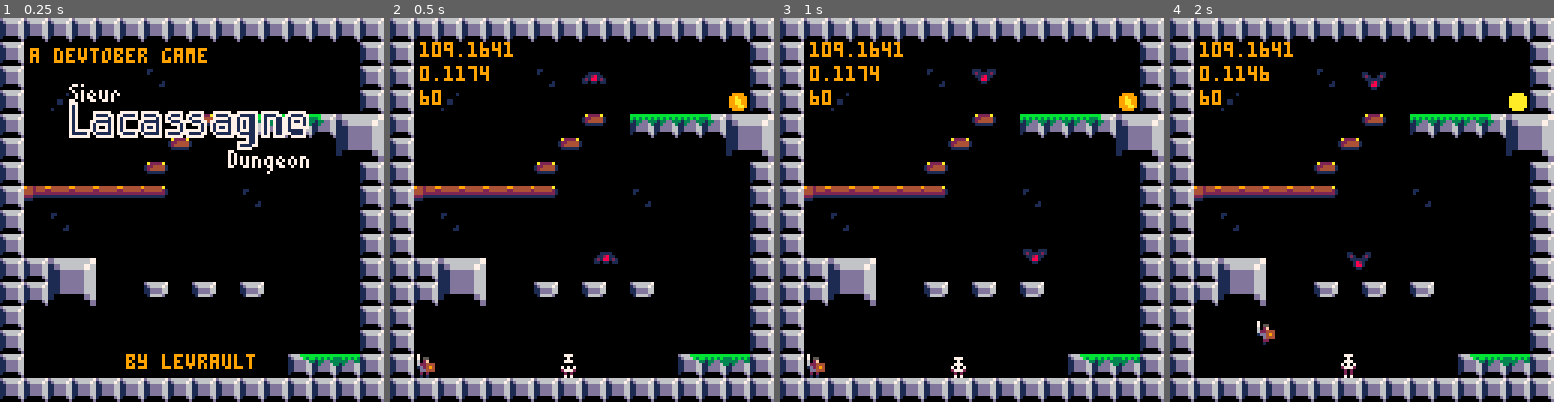
Above: before the commit, frames 1-4 (left to right).
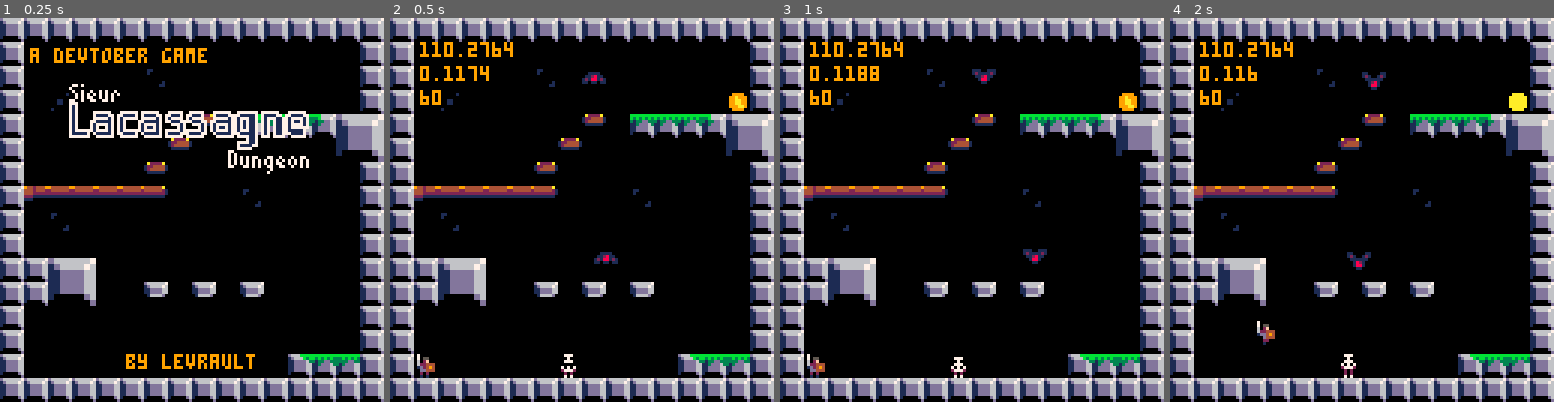
Above: after the commit, the same moments.

Repository: Levrault/pico8-sieur-lacassagne-dungeon
Game: PICO-8 cartridge sieur-lacassagne-dungeon.p8
Same seed, same stepped clock (60 frames per second), same inputs: the game is played once before the commit and once after it.
Inputs:
- Up to frame 1 (0.25 s): no input
- Up to frame 2 (0.5 s): tap X (X key) at 0.33 s
- Up to frame 3 (1 s): tap O (Z key) at 0.7 s
- Up to frame 4 (2 s): tap X (X key) at 1.07, 1.85 s; hold Right from 1.6 s (still down); tap O (Z key) at 1.7 s

Frame 1 is identical in both runs. In frame 2, 0.3% of the frame differs, in the area x 10-33%, y 6-11%; in frame 3, 0.3%; in frame 4, 0.4%, in the area x 10-33%, y 6-17%.

Commit message:
feat(player): add a small cooldown between attack

Diff:
--- a/sieur-lacassagne-dungeon.p8
+++ b/sieur-lacassagne-dungeon.p8
@@ -519,8 +519,10 @@
 	},"idle")
 	local hitbox=make_hitbox(11,11)
 	local hurtbox=make_hurtbox(4,4)
+	local cooldown=make_timer(30)
 
 	--player states
+	p.can_attack=true
 	p.is_blocking=false
 	p.is_jumping=false
 	p.slash_active=false
@@ -627,10 +629,13 @@
 
 	--play the player attack animation
 	p.attack=function(self)
-		if self.attack_button.is_pressed then
+		if self.attack_button.is_pressed and self.can_attack then
 			sfx(snd.slash)
 			ap:set_anim("attack")
 			slash_ap:set_anim("slash")
+			cooldown:reset()
+			cooldown:start()
+			self.can_attack=false
 			self.is_attacking=true
 			self.slash_active=true
 		elseif self.is_attacking and ap.finished then
@@ -697,6 +702,13 @@
 		self:move()
 		self.attack_button:update()
 		self:attack()
+
+		if not self.can_attack then
+			printh(cooldown.finished)
+			printh(cooldown.started)
+			cooldown:update()
+			self.can_attack=cooldown.finished
+		end
 
 		--update animation player
 		ap:play()
